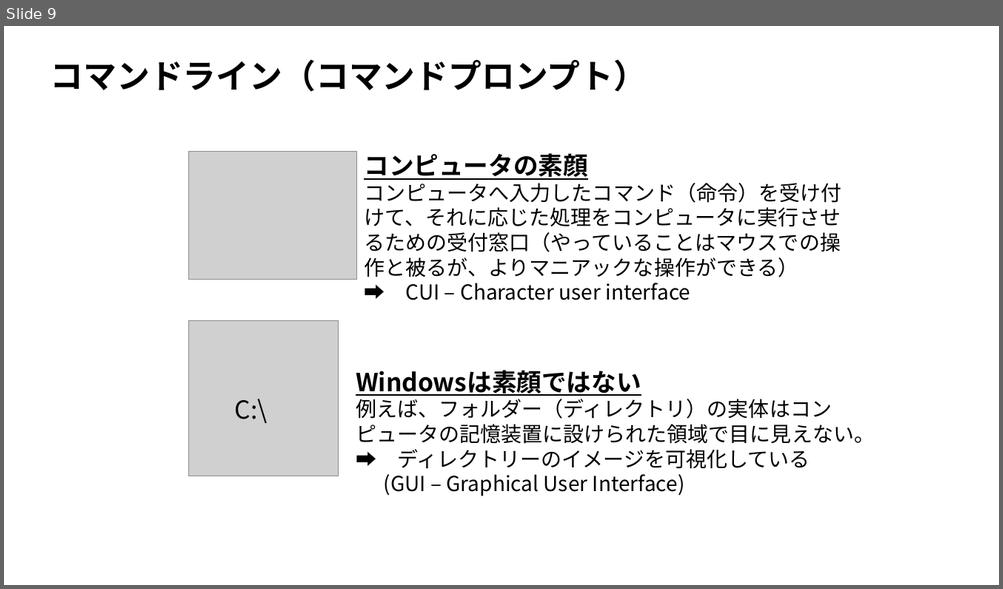
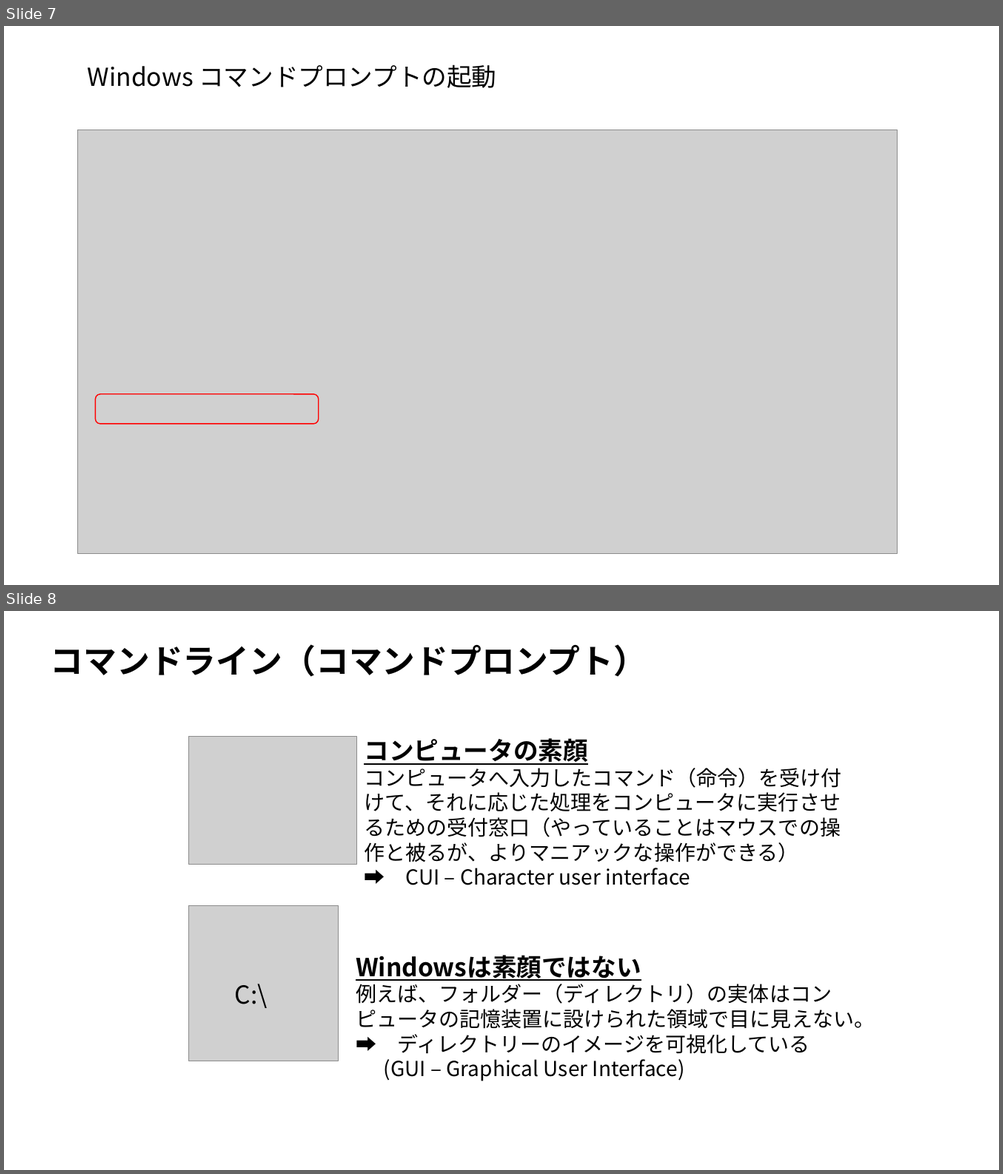
Before and after one commit to ueharaLab/bigdata2_system_and_python, a slide deck: bigdata2_system_and_python.pptx. Shown one above the other, each under a label of ours: slide 9 before the commit, slides 7 and 8 after it. The pictures are 1003x589 and 1003x1174 pixels, drawn with LibreOffice and Linux fonts; fonts in the diff are those of the drawing; grey boxes stand for pictures. Boxes give left, top, right and bottom in pixels: in the first picture for what was removed or moved away, otherwise in the second. Text is boxed around its words. In the diff, an @@ line names an element or a change of style, - is before the commit and + after.

```diff
--- a/bigdata2_system_and_python.pptx
+++ b/bigdata2_system_and_python.pptx
@@ slide 7 added at bbox=[4, 26, 999, 585], background #FFFFFF @@
@@ text added at bbox=[88, 64, 496, 88], 24 pt, text #000000 @@
+Windows コマンドプロンプトの起動
@@ picture added at bbox=[78, 130, 897, 554] @@
@@ rounded rectangle added at bbox=[95, 395, 318, 424], outline #FF0000 1 pt @@
@@ what was slide 9 is now slide 8 @@
```
Also in this commit, not shown: 1 slide changed.
